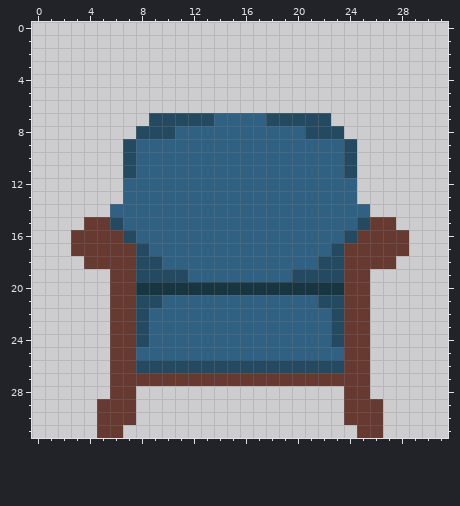
Edited in one commit: pixel-art file (assets/tileset/chair_1.aseprite). That is the earlier state.
32x32 pixels, 1 frame.
The result:
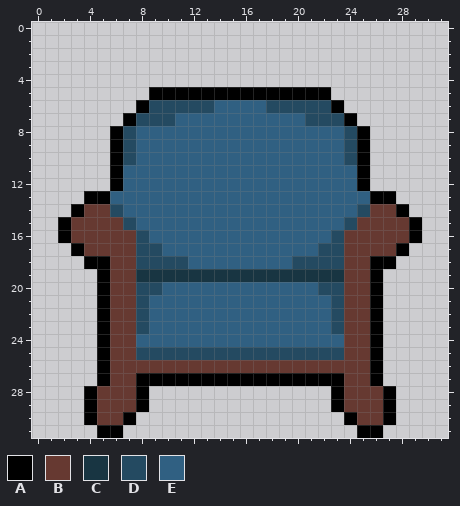
Palette (. is transparent): A #000000  B #663931  C #183542  D #244a61  E #306082
The exact change:
y 5: x 9..22 .............. -> AAAAAAAAAAAAAA
y 6: x 8..23 ................ -> ADDDDDEEEEDDDDDA
y 7: x 7..8 .. -> AD; x 11..13 DDD -> EEE; x 18..20 DDD -> EEE; x 23..24 .. -> DA
y 8: x 6..10 ..DDD -> ADEEE; x 21..25 DDD.. -> EEEDA
y 9..10: x 6 . -> A; x 25 . -> A
y 11: x 6..7 .D -> AE; x 24..25 D. -> EA
y 12: x 6 . -> A; x 25 . -> A
y 13: x 4..6 ... -> AAE; x 25..27 ... -> EAA
y 14: x 3..6 ...E -> ABBD; x 25..28 E... -> DBBA
y 15: x 2..3 .. -> AB; x 6..7 DE -> BD; x 24..25 ED -> DB; x 28..29 .. -> BA
y 16: x 2 . -> A; x 7..8 DE -> BD; x 23..24 ED -> DB; x 29 . -> A
y 17: x 3 B -> A; x 9 E -> D; x 22 E -> D; x 28 B -> A
y 18: x 4..5 BB -> AA; x 10..11 EE -> DD; x 20..21 EE -> DD; x 26..27 BB -> AA
y 19: x 5 . -> A; x 8..23 DDDDEEEEEEEEDDDD -> CCCCCCCCCCCCCCCC; x 26 . -> A
y 20: x 5 . -> A; x 8..23 CCCCCCCCCCCCCCCC -> DDEEEEEEEEEEEEDD; x 26 . -> A
y 21: x 5 . -> A; x 9 D -> E; x 22 D -> E; x 26 . -> A
y 22..23: x 5 . -> A; x 26 . -> A
y 24: x 5 . -> A; x 8 D -> E; x 23 D -> E; x 26 . -> A
y 25: x 5 . -> A; x 8..23 EEEEEEEEEEEEEEEE -> DDDDDDDDDDDDDDDD; x 26 . -> A
y 26: x 5 . -> A; x 8..23 DDDDDDDDDDDDDDDD -> BBBBBBBBBBBBBBBB; x 26 . -> A
y 27: x 5 . -> A; x 8..23 BBBBBBBBBBBBBBBB -> AAAAAAAAAAAAAAAA; x 26 . -> A
y 28: x 4..5 .. -> AB; x 8 . -> A; x 23 . -> A; x 26..27 .. -> BA
y 29: x 4 . -> A; x 8 . -> A; x 23 . -> A; x 27 . -> A
y 30: x 4 . -> A; x 7 B -> A; x 24 B -> A; x 27 . -> A
y 31: x 5..6 BB -> AA; x 25..26 BB -> AA
Pixel boxes of the changes (left, top, right, bottom) in both pictures:
changed: (58, 87, 422, 438)
